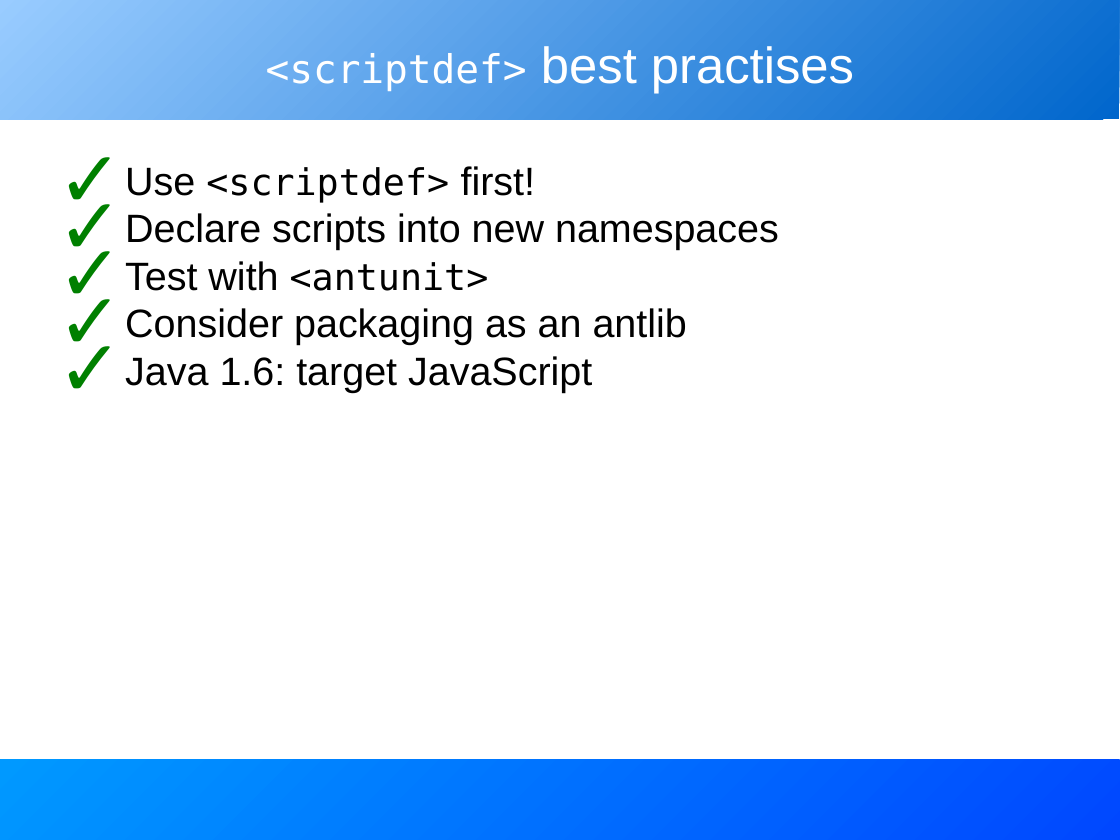
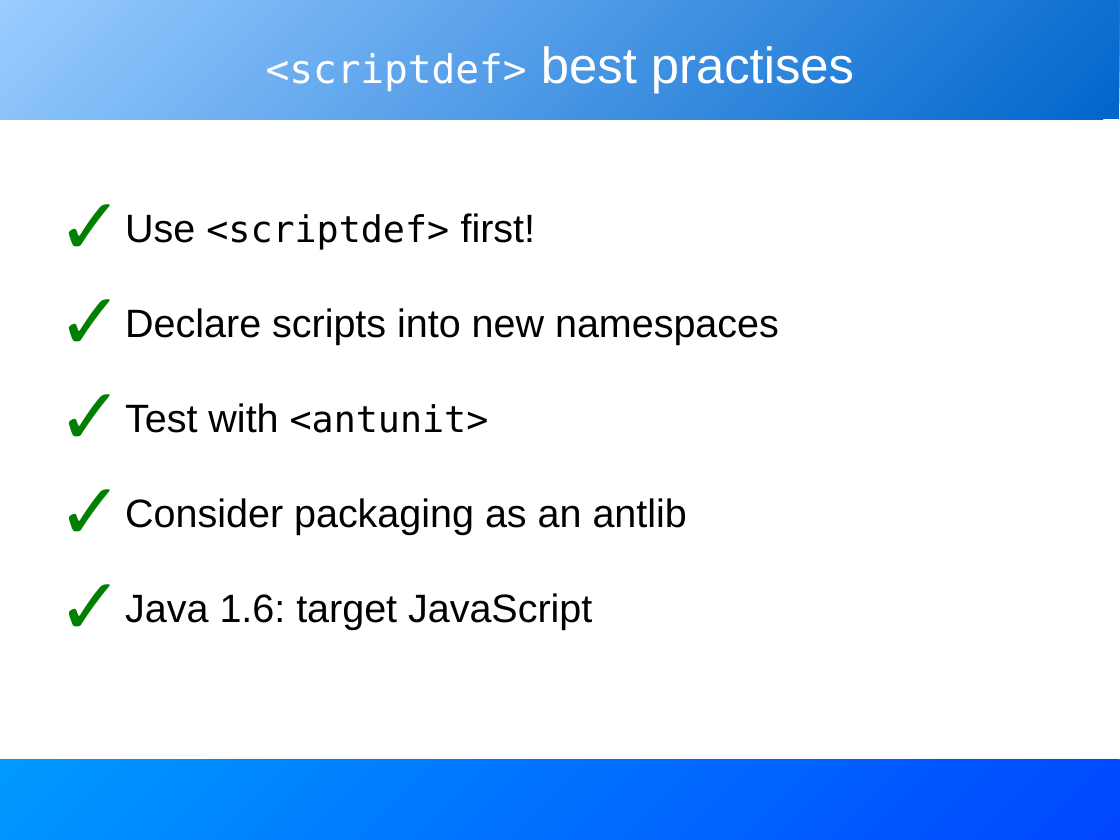
Before and after one commit to BeatrizTercero/repoSvnAnt, a slide deck: slide 15 of core/trunk/docs/slides/extending_ant.odp. Drawn at 1120x840 pixels with LibreOffice and Linux fonts; fonts in the diff are those of the drawing. Boxes give left, top, right and bottom in pixels: in the first picture for what was removed or moved away, otherwise in the second. Text is boxed around its words. In the diff, an @@ line names an element or a change of style, - is before the commit and + after.

```diff
--- a/core/trunk/docs/slides/extending_ant.odp
+++ b/core/trunk/docs/slides/extending_ant.odp
@@ text "Use <scriptdef> first!" at <box>125,213,779,630</box>: line spacing 1 to 2 @@
```
Also in this commit, not shown: 7 other slides changed.
